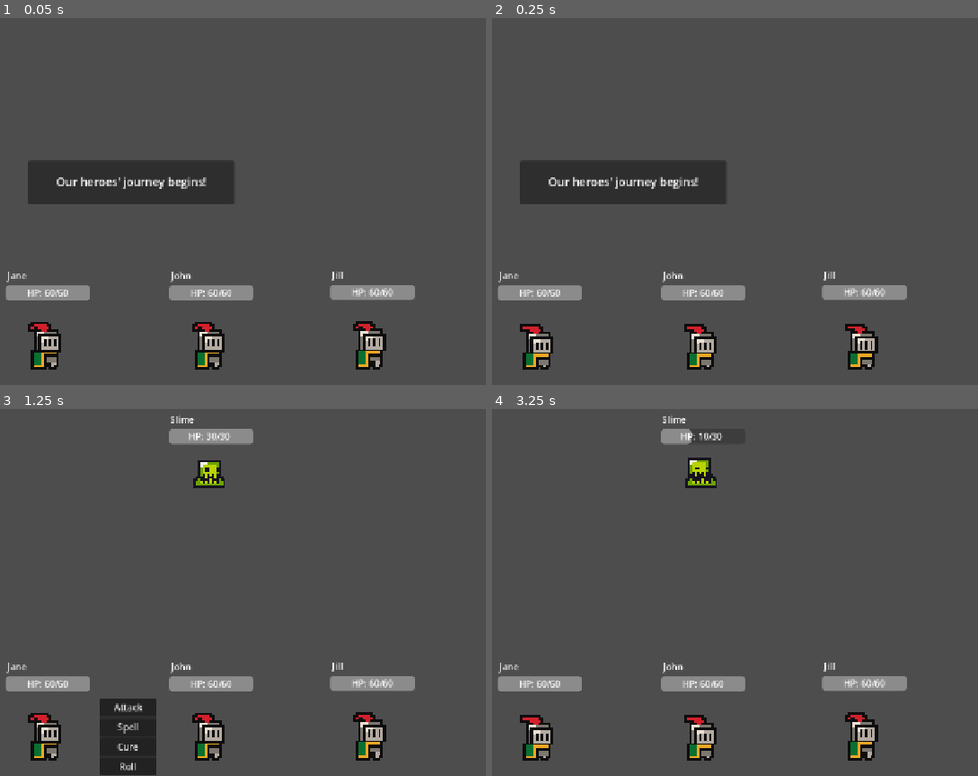
Above: before the commit, frames 1-4 (two rows, left to right).
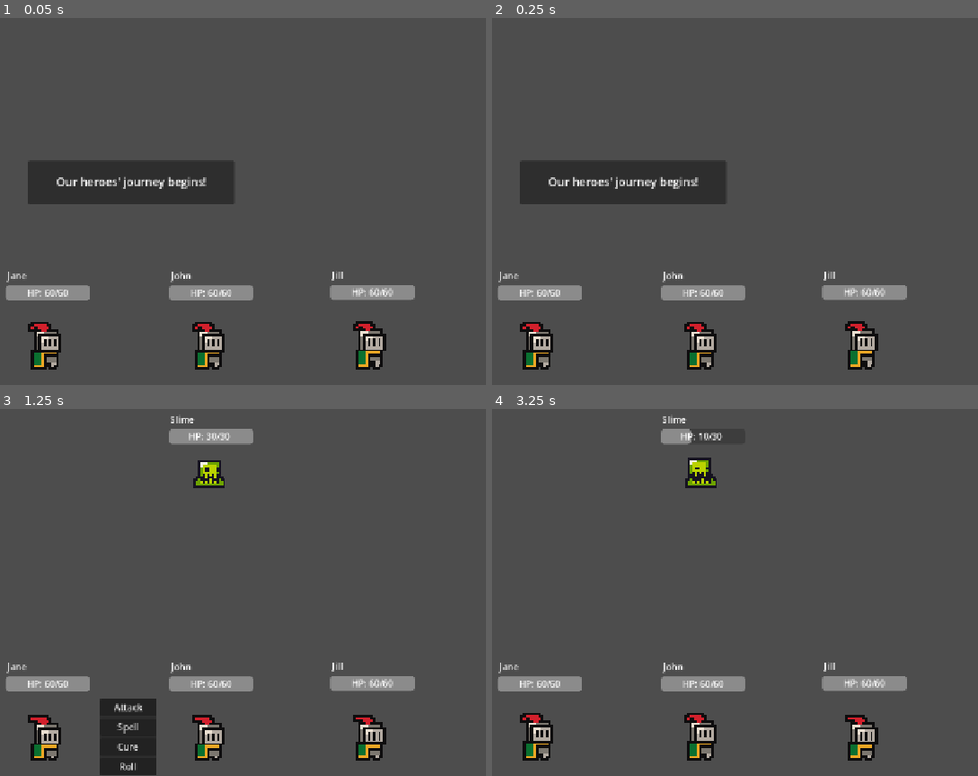
Above: after the commit, the same moments.

Repository: jhobz/rpg-prototype
Game: Godot game, scene res://scenes/game.tscn
The game is run twice, just before and just after one commit, with the same random seed, the same clock (stepped at 60 frames per second) and the same inputs.
Inputs:
- Up to frame 1 (0.05 s): no input
- Up to frame 2 (0.25 s): no input
- Up to frame 3 (1.25 s): tap Enter (ui_accept) at 0.5, 0.77 s
- Up to frame 4 (3.25 s): click "Attack" at 1.25 s; tap Enter (ui_accept) at 2.27 s; click "Attack" at 2.75 s

Frame 1 is identical in both runs. In frame 2, 0.9% of the frame differs, in the area x 6-80%, y 82-95%; in frame 3, 0.9%; in frame 4, 0.9%.

Commit message:
fix death animations and scrollbars, apparently

Diff:
--- a/resources/animations/demon_king_sprite_frames.tres
+++ b/resources/animations/demon_king_sprite_frames.tres
@@ -1,7 +1,6 @@
-[gd_resource type="SpriteFrames" load_steps=29 format=3 uid="uid://dw2sih67m0bw6"]
+[gd_resource type="SpriteFrames" load_steps=27 format=3 uid="uid://dw2sih67m0bw6"]
 
 [ext_resource type="Texture2D" uid="uid://c5lb2mleyo0ai" path="res://assets/sprites/demon_king_slash_oversize.png" id="1_ie14i"]
-[ext_resource type="Texture2D" uid="uid://b7y5ulkfmuvyr" path="res://assets/sprites/slime_purple.png" id="2_rxkub"]
 [ext_resource type="Texture2D" uid="uid://dmfn0bb7rvb2m" path="res://assets/sprites/demon_king_hurt.png" id="3_awwi4"]
 [ext_resource type="Texture2D" uid="uid://bh63ixbgw1x7g" path="res://assets/sprites/demon_king_idle.png" id="4_8orgi"]
 [ext_resource type="Texture2D" uid="uid://dc7bufts8305d" path="res://assets/sprites/knight.png" id="5_otn11"]
@@ -30,21 +29,17 @@
 atlas = ExtResource("1_ie14i")
 region = Rect2(960, 384, 192, 192)
 
-[sub_resource type="AtlasTexture" id="AtlasTexture_3dwxn"]
-atlas = ExtResource("2_rxkub")
-region = Rect2(24, 48, 24, 24)
+[sub_resource type="AtlasTexture" id="AtlasTexture_awwi4"]
+atlas = ExtResource("3_awwi4")
+region = Rect2(192, 0, 64, 64)
 
-[sub_resource type="AtlasTexture" id="AtlasTexture_eijfp"]
-atlas = ExtResource("2_rxkub")
-region = Rect2(48, 0, 24, 24)
+[sub_resource type="AtlasTexture" id="AtlasTexture_8orgi"]
+atlas = ExtResource("3_awwi4")
+region = Rect2(256, 0, 64, 64)
 
-[sub_resource type="AtlasTexture" id="AtlasTexture_p8frr"]
-atlas = ExtResource("2_rxkub")
-region = Rect2(24, 0, 24, 24)
-
-[sub_resource type="AtlasTexture" id="AtlasTexture_3urrt"]
-atlas = ExtResource("2_rxkub")
-region = Rect2(0, 0, 24, 24)
+[sub_resource type="AtlasTexture" id="AtlasTexture_otn11"]
+atlas = ExtResource("3_awwi4")
+region = Rect2(320, 0, 64, 64)
 
 [sub_resource type="AtlasTexture" id="AtlasTexture_uyj26"]
 atlas = ExtResource("3_awwi4")
@@ -101,10 +96,10 @@
 [resource]
 animations = [{
 "frames": [{
-"duration": 8.0,
+"duration": 5.0,
 "texture": SubResource("AtlasTexture_e5syi")
 }, {
-"duration": 1.0,
+"duration": 10.0,
 "texture": SubResource("AtlasTexture_thopt")
 }, {
 "duration": 1.0,
@@ -124,21 +119,18 @@
 "speed": 30.0
 }, {
 "frames": [{
-"duration": 1.0,
-"texture": SubResource("AtlasTexture_3dwxn")
+"duration": 0.75,
+"texture": SubResource("AtlasTexture_awwi4")
+}, {
+"duration": 0.5,
+"texture": SubResource("AtlasTexture_8orgi")
 }, {
 "duration": 1.0,
-"texture": SubResource("AtlasTexture_eijfp")
-}, {
-"duration": 1.0,
-"texture": SubResource("AtlasTexture_p8frr")
-}, {
-"duration": 1.0,
-"texture": SubResource("AtlasTexture_3urrt")
+"texture": SubResource("AtlasTexture_otn11")
 }],
 "loop": false,
 "name": &"death",
-"speed": 5.0
+"speed": 10.0
 }, {
 "frames": [{
 "duration": 1.0,
@@ -149,12 +141,6 @@
 }, {
 "duration": 4.0,
 "texture": SubResource("AtlasTexture_ocu42")
-}, {
-"duration": 1.0,
-"texture": SubResource("AtlasTexture_dh5wq")
-}, {
-"duration": 1.0,
-"texture": SubResource("AtlasTexture_uyj26")
 }],
 "loop": false,
 "name": &"hit",
--- a/resources/animations/red_slime_sprite_frames.tres
+++ b/resources/animations/red_slime_sprite_frames.tres
@@ -128,7 +128,7 @@
 }],
 "loop": false,
 "name": &"death",
-"speed": 5.0
+"speed": 10.0
 }, {
 "frames": [{
 "duration": 1.0,
--- a/resources/animations/skeleton_sprite_frames.tres
+++ b/resources/animations/skeleton_sprite_frames.tres
@@ -1,7 +1,6 @@
-[gd_resource type="SpriteFrames" load_steps=30 format=3 uid="uid://d3pkyo8v17f7j"]
+[gd_resource type="SpriteFrames" load_steps=27 format=3 uid="uid://d3pkyo8v17f7j"]
 
 [ext_resource type="Texture2D" uid="uid://pl54imhvtqyf" path="res://assets/sprites/skeleton_spellcast.png" id="1_time4"]
-[ext_resource type="Texture2D" uid="uid://b7y5ulkfmuvyr" path="res://assets/sprites/slime_purple.png" id="2_3mwf0"]
 [ext_resource type="Texture2D" uid="uid://b3y4efau8hhvf" path="res://assets/sprites/skeleton_hurt.png" id="3_5nvvt"]
 [ext_resource type="Texture2D" uid="uid://cl4vbl7kdhkn4" path="res://assets/sprites/skeleton_combat_idle.png" id="4_0nkdf"]
 [ext_resource type="Texture2D" uid="uid://dc7bufts8305d" path="res://assets/sprites/knight.png" id="5_3iuq3"]
@@ -30,25 +29,17 @@
 atlas = ExtResource("1_time4")
 region = Rect2(320, 128, 64, 64)
 
-[sub_resource type="AtlasTexture" id="AtlasTexture_dpnsn"]
-atlas = ExtResource("1_time4")
-region = Rect2(384, 128, 64, 64)
+[sub_resource type="AtlasTexture" id="AtlasTexture_5nvvt"]
+atlas = ExtResource("3_5nvvt")
+region = Rect2(192, 0, 64, 64)
 
-[sub_resource type="AtlasTexture" id="AtlasTexture_3dwxn"]
-atlas = ExtResource("2_3mwf0")
-region = Rect2(24, 48, 24, 24)
+[sub_resource type="AtlasTexture" id="AtlasTexture_0nkdf"]
+atlas = ExtResource("3_5nvvt")
+region = Rect2(256, 0, 64, 64)
 
-[sub_resource type="AtlasTexture" id="AtlasTexture_eijfp"]
-atlas = ExtResource("2_3mwf0")
-region = Rect2(48, 0, 24, 24)
-
-[sub_resource type="AtlasTexture" id="AtlasTexture_p8frr"]
-atlas = ExtResource("2_3mwf0")
-region = Rect2(24, 0, 24, 24)
-
-[sub_resource type="AtlasTexture" id="AtlasTexture_3urrt"]
-atlas = ExtResource("2_3mwf0")
-region = Rect2(0, 0, 24, 24)
+[sub_resource type="AtlasTexture" id="AtlasTexture_3iuq3"]
+atlas = ExtResource("3_5nvvt")
+region = Rect2(320, 0, 64, 64)
 
 [sub_resource type="AtlasTexture" id="AtlasTexture_oecs1"]
 atlas = ExtResource("3_5nvvt")
@@ -111,41 +102,35 @@
 "duration": 1.0,
 "texture": SubResource("AtlasTexture_emdmj")
 }, {
-"duration": 1.0,
+"duration": 3.0,
 "texture": SubResource("AtlasTexture_ra6rh")
 }, {
-"duration": 1.0,
+"duration": 0.5,
 "texture": SubResource("AtlasTexture_okblr")
 }, {
-"duration": 1.0,
+"duration": 0.75,
 "texture": SubResource("AtlasTexture_mw8tw")
 }, {
-"duration": 1.0,
+"duration": 4.0,
 "texture": SubResource("AtlasTexture_l1j60")
-}, {
-"duration": 1.0,
-"texture": SubResource("AtlasTexture_dpnsn")
 }],
 "loop": false,
 "name": &"attack",
 "speed": 10.0
 }, {
 "frames": [{
-"duration": 1.0,
-"texture": SubResource("AtlasTexture_3dwxn")
+"duration": 0.75,
+"texture": SubResource("AtlasTexture_5nvvt")
+}, {
+"duration": 0.5,
+"texture": SubResource("AtlasTexture_0nkdf")
 }, {
 "duration": 1.0,
-"texture": SubResource("AtlasTexture_eijfp")
-}, {
-"duration": 1.0,
-"texture": SubResource("AtlasTexture_p8frr")
-}, {
-"duration": 1.0,
-"texture": SubResource("AtlasTexture_3urrt")
+"texture": SubResource("AtlasTexture_3iuq3")
 }],
 "loop": false,
 "name": &"death",
-"speed": 5.0
+"speed": 10.0
 }, {
 "frames": [{
 "duration": 1.0,
@@ -156,12 +141,6 @@
 }, {
 "duration": 4.0,
 "texture": SubResource("AtlasTexture_o1i3e")
-}, {
-"duration": 1.0,
-"texture": SubResource("AtlasTexture_os53t")
-}, {
-"duration": 1.0,
-"texture": SubResource("AtlasTexture_oecs1")
 }],
 "loop": false,
 "name": &"hit",
--- a/resources/animations/slime_sprite_frames.tres
+++ b/resources/animations/slime_sprite_frames.tres
@@ -131,7 +131,7 @@
 }],
 "loop": false,
 "name": &"death",
-"speed": 5.0
+"speed": 10.0
 }, {
 "frames": [{
 "duration": 1.0,
--- a/scenes/Character/Characters/Enemies/demon_king.tscn
+++ b/scenes/Character/Characters/Enemies/demon_king.tscn
@@ -57,10 +57,8 @@
 texture_filter = 1
 scale = Vector2(4, 4)
 sprite_frames = ExtResource("4_yhgpr")
-animation = &"hit"
+animation = &"death"
 autoplay = "idle"
-frame = 4
-frame_progress = 1.0
 
 [node name="AudioStreamPlayer" type="AudioStreamPlayer" parent="."]
 volume_db = -20.0
--- a/scenes/Character/Characters/Enemies/red_slime.tscn
+++ b/scenes/Character/Characters/Enemies/red_slime.tscn
@@ -36,9 +36,10 @@
 texture_filter = 1
 scale = Vector2(4, 4)
 sprite_frames = ExtResource("4_y17g3")
-animation = &"idle"
+animation = &"death"
 autoplay = "idle"
-frame_progress = 0.355236
+frame = 3
+frame_progress = 1.0
 
 [node name="AudioStreamPlayer" type="AudioStreamPlayer" parent="."]
 volume_db = -20.0
--- a/scenes/Character/Characters/Enemies/skeleton.tscn
+++ b/scenes/Character/Characters/Enemies/skeleton.tscn
@@ -46,8 +46,10 @@
 position = Vector2(0, 16)
 scale = Vector2(2, 2)
 sprite_frames = ExtResource("4_8k8tr")
-animation = &"attack"
+animation = &"death"
 autoplay = "idle"
+frame = 2
+frame_progress = 1.0
 
 [node name="AudioStreamPlayer" type="AudioStreamPlayer" parent="."]
 volume_db = -20.0
--- a/scenes/Character/Characters/Enemies/slime.tscn
+++ b/scenes/Character/Characters/Enemies/slime.tscn
@@ -36,9 +36,8 @@
 texture_filter = 1
 scale = Vector2(4, 4)
 sprite_frames = ExtResource("4_b8ylj")
-animation = &"hit"
+animation = &"death"
 autoplay = "idle"
-frame_progress = 0.188669
 
 [node name="AudioStreamPlayer" type="AudioStreamPlayer" parent="."]
 volume_db = -20.0
--- a/scenes/Character/Characters/PlayerCharacters/knight.tscn
+++ b/scenes/Character/Characters/PlayerCharacters/knight.tscn
@@ -65,7 +65,7 @@
 sprite_frames = ExtResource("4_55yqc")
 animation = &"idle"
 autoplay = "idle"
-frame_progress = 0.496907
+frame_progress = 0.142364
 
 [node name="AudioStreamPlayer" type="AudioStreamPlayer" parent="."]
 volume_db = -20.0
--- a/scenes/Character/character.gd
+++ b/scenes/Character/character.gd
@@ -35,8 +35,8 @@
 # Called every frame. 'delta' is the elapsed time since the previous frame.
 func _process(_delta: float):
 	pass
-	# if !animated_sprite.is_playing():
-	# 	animated_sprite.play('idle')
+	if !animated_sprite.is_playing():
+		animated_sprite.play('idle')
 
 func get_stat(type: String):
 	return stats_component[type]
--- a/scenes/instructions_ui_manager.gd
+++ b/scenes/instructions_ui_manager.gd
@@ -5,6 +5,7 @@
 
 var active_instruction: int = -1
 var last_instruction: int = -1
+var tween: Tween
 
 func _process(_delta: float) -> void:
 	if active_instruction != last_instruction:
@@ -67,10 +68,15 @@
 	if active_instruction >= 0:
 		var i = active_instruction * 4 + 4
 		ui_items[i].get_node("Texture").visible = true
+
 		# update scrollbar position
 		var scrollbar = scroll_container.get_v_scroll_bar()
-		var ratio = float(i - 4) / (ui_items.size() - 4) / 4
-		var tween = get_tree().create_tween()
+		# scrollbars are stupid
+		const MAX_VISIBLE_INSTRUCTIONS = 20
+		var ratio = clamp(0.0, float(i - 4) / float(ui_items.size() - 4 + (MAX_VISIBLE_INSTRUCTIONS * 4)), 1.0)
+		if tween:
+			tween.kill()
+		tween = get_tree().create_tween()
 		tween.tween_property(scrollbar, "ratio", ratio, 0.15).set_trans(Tween.TRANS_QUAD)
 
 func set_active_instruction(index: int):
